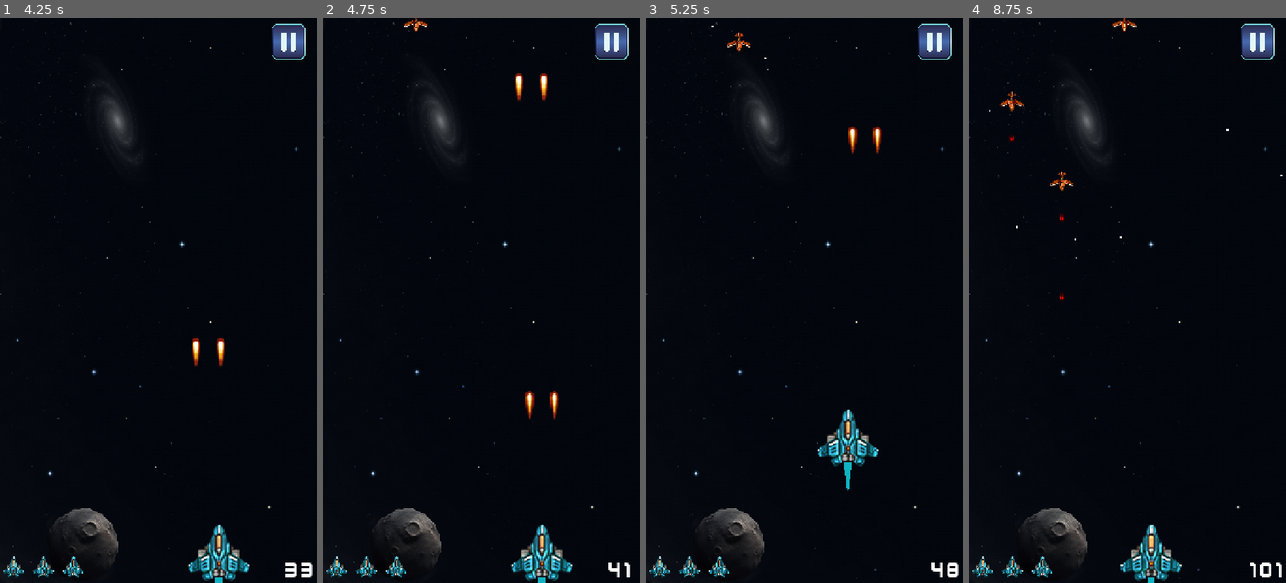
Above: before the commit, frames 1-4 (left to right).
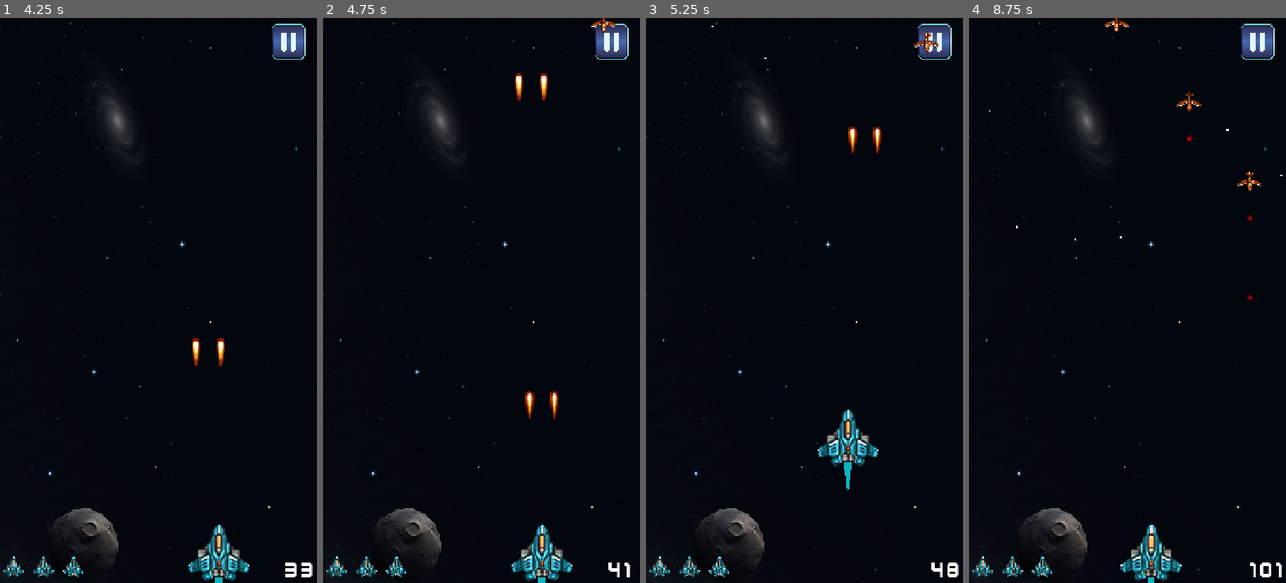
Above: after the commit, the same moments.

Repository: mrelfilalimahmoud-hue/GalaxyShooter
Game: Godot game, scene res://scenes/main_menu.tscn
The game is run twice, just before and just after one commit, with the same random seed, the same clock (stepped at 60 frames per second) and the same inputs.
Inputs (mouse positions are in pixels of both pictures, inside the frame that each line leads up to):
- Up to frame 1 (4.25 s): click (161, 306) at 0.5 s; click (288, 40) at 1.25 s; click (237, 323) at 2 s; move the mouse to (228, 272) at 2.77 s; click (228, 272) at 2.92 s; drag from (95, 328) to (155, 498) at 3.52 s
- Up to frame 2 (4.75 s): move the mouse to (513, 176) at 4.27 s; click (513, 176) at 4.42 s
- Up to frame 3 (5.25 s): drag from (788, 413) to (737, 34) at 5.02 s
- Up to frame 4 (8.75 s): move the mouse to (1222, 385) at 5.77 s; click (1222, 385) at 5.92 s; drag from (1032, 215) to (1060, 119) at 6.52 s; move the mouse to (1143, 300) at 7.27 s; click (1143, 300) at 7.42 s; drag from (1079, 159) to (1064, 328) at 8.02 s

Frame 1 is identical in both runs. In frame 2, 0.2% of the frame differs, in the area x 25-93%, y 0-3%; in frame 3, 0.2%; in frame 4, 0.6%, in the area x 9-93%, y 0-50%.

Commit message:
markkov

Diff:
--- a/codes/game.gd
+++ b/codes/game.gd
@@ -36,13 +36,25 @@
 		if player.has_signal("player_upgraded"):
 			player.player_upgraded.connect(_on_player_upgraded)
 
-# === PHASE 1 : ENEMY 1 ===
+
+# === PHASE 1 : ENEMY 1 (Stochastique / Markov) ===
 func _on_enemy_spawner_timeout() -> void:
 	var enemy = enemy_scene.instantiate()
 	enemy.mort.connect(_on_ennemi_mort)
-	var random_x = randf_range(40.0, screen_size.x - 40.0)
+
+	# 1. Nchoufo fin wa9ef l-Player dba (L'état actuel X_n)
+	var player_x = screen_size.x / 2.0 # par défaut f l-west
+	if has_node("Player"):
+		player_x = $Player.global_position.x
+
+	# 2. L-Calcul Stochastique (Distribution Normale)
+	# randfn(moyen, ecart_type) -> kay3ti probabilité kbira yti7 f l-moyen (player_x)
+	var random_x = randfn(player_x, 100.0)
+
+	# 3. N-t2ekdo blli l-9ima makhrejatch 3la jnab d chacha
+	random_x = clamp(random_x, 40.0, screen_size.x - 40.0)
+
 	var start_y = -50.0
-
 	enemy.global_position = Vector2(random_x, start_y)
 	add_child(enemy)
 
@@ -51,12 +63,12 @@
 	print("Kills: ", ennemis_tues)
 
 	# Boss 1 kaykherrej f 30 kills dyal enemy 1
-	if ennemis_tues == 3 and not boss_1_apparu:
+	if ennemis_tues == 20 and not boss_1_apparu:
 		boss_1_apparu = true
 		faire_apparaitre_boss(1)
 
 	# Boss 2 kaykherrej f 60 kills (30 dyal enemy 1 + 30 dyal enemy 2)
-	elif ennemis_tues == 6 and not boss_2_apparu:
+	elif ennemis_tues == 30 and not boss_2_apparu:
 		boss_2_apparu = true
 		faire_apparaitre_boss(2)
 
